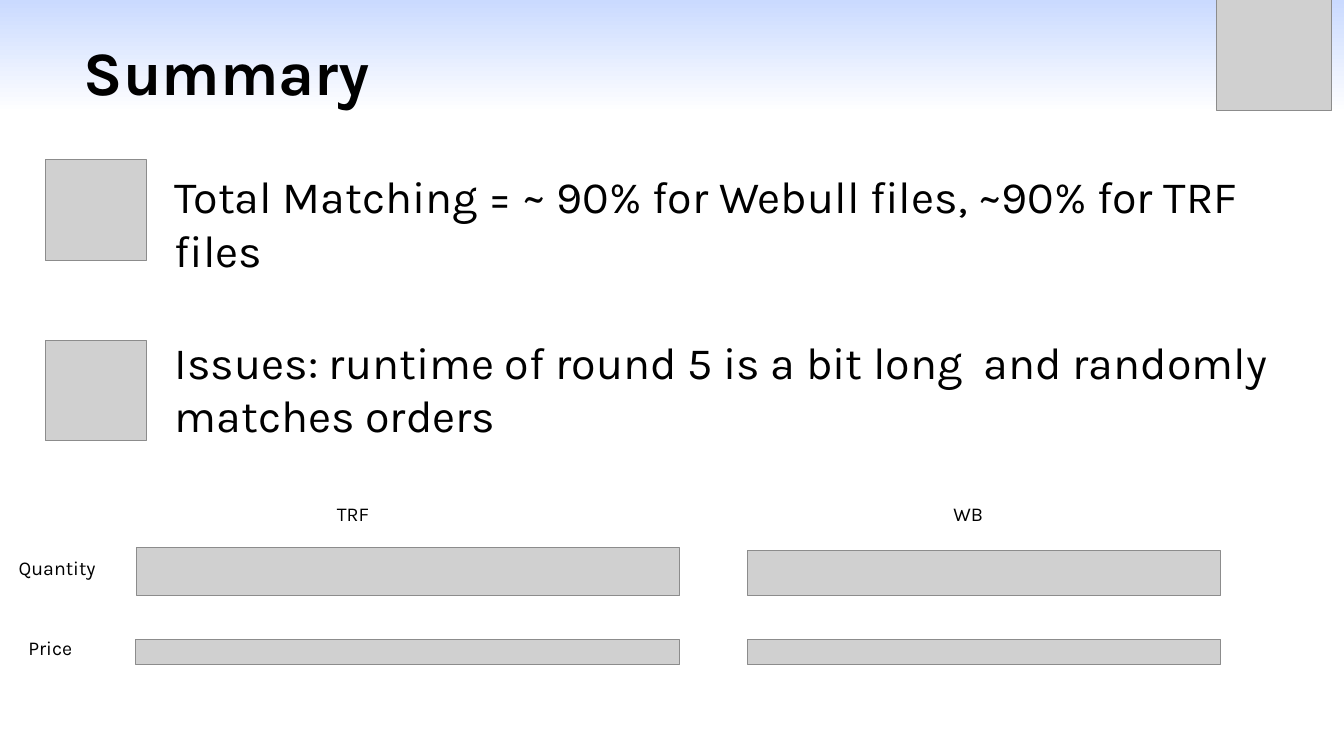
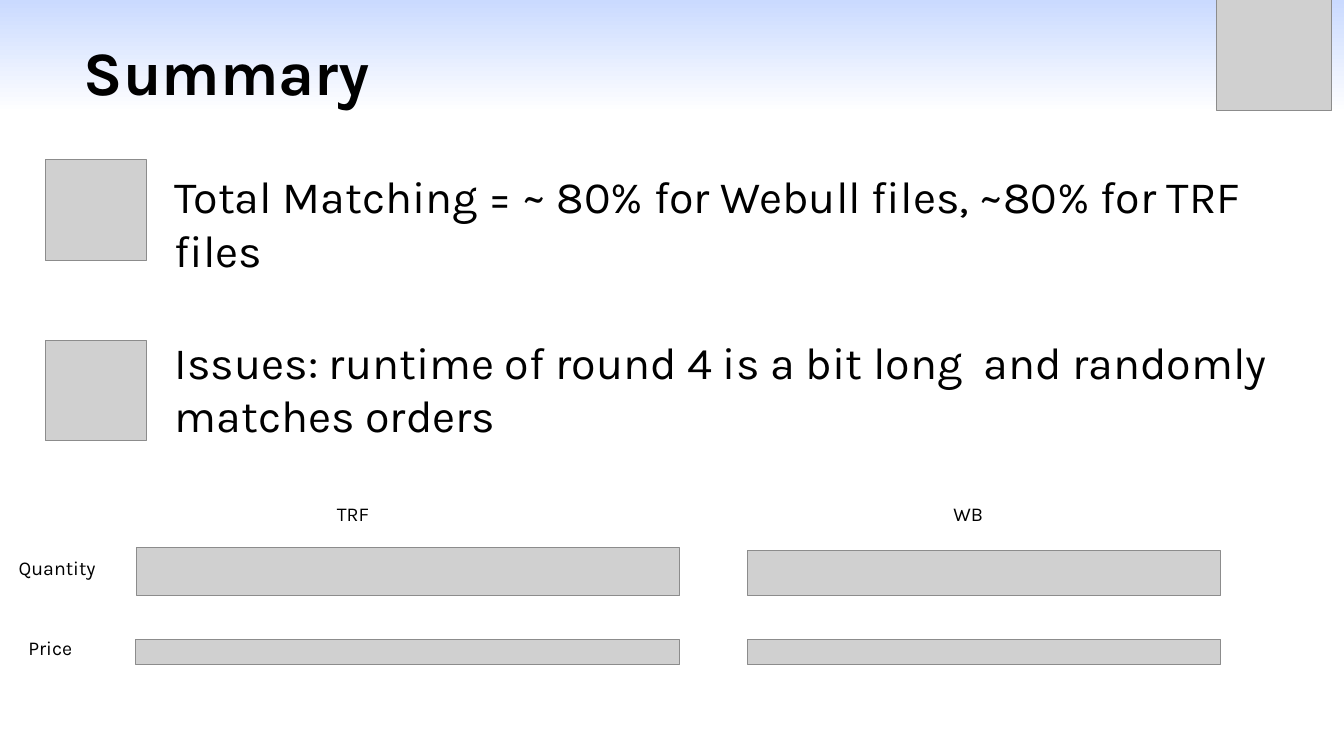
Before and after one commit to yangml103/webull_order_match, a slide deck: slide 13 of Presentation_Matching.pptx. Drawn at 1344x756 pixels with LibreOffice and Linux fonts; fonts in the diff are those of the drawing; grey boxes stand for pictures. Boxes give left, top, right and bottom in pixels: in the first picture for what was removed or moved away, otherwise in the second. Text is boxed around its words. In the diff, an @@ line names an element or a change of style, - is before the commit and + after.

```diff
--- a/Presentation_Matching.pptx
+++ b/Presentation_Matching.pptx
@@ text at (175,182,1240,268): text changed @@
-Total Matching = ~ 90% for Webull files, ~90% for TRF files
+Total Matching = ~ 80% for Webull files, ~80% for TRF files
@@ text at (175,348,1267,433): text changed @@
-Issues: runtime of round 5 is a bit long and randomly matches orders
+Issues: runtime of round 4 is a bit long and randomly matches orders
```
Also in this commit, not shown: 5 other slides changed, 8 other files.
